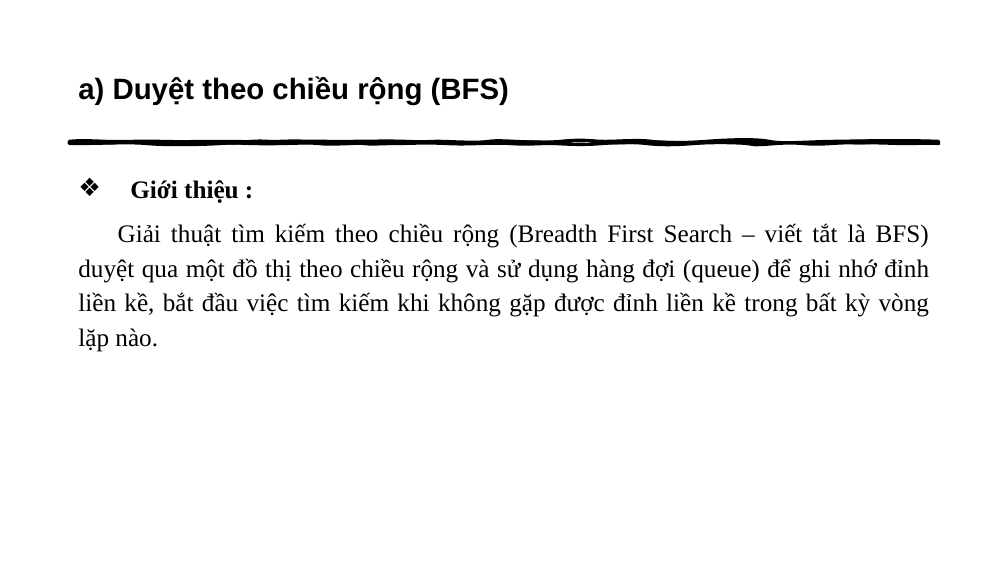
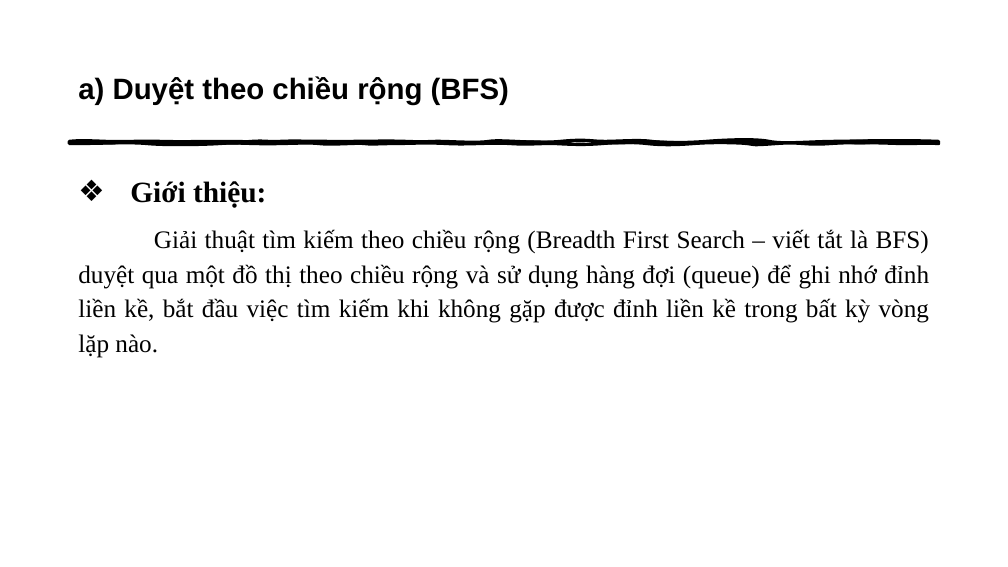
Before and after one commit to thathcmus/CTDL_GT, a slide deck: slide 18 of 1_Slide_Nhom2_Ca_Chieu_Cau_Truc_Du_Lieu_Do_Thi_Va_Ung_Dung.pptx. Drawn at 1008x567 pixels with LibreOffice and Linux fonts; fonts in the diff are those of the drawing. Boxes give left, top, right and bottom in pixels: in the first picture for what was removed or moved away, otherwise in the second. Text is boxed around its words. In the diff, an @@ line names an element or a change of style, - is before the commit and + after.

```diff
--- a/1_Slide_Nhom2_Ca_Chieu_Cau_Truc_Du_Lieu_Do_Thi_Va_Ung_Dung.pptx
+++ b/1_Slide_Nhom2_Ca_Chieu_Cau_Truc_Du_Lieu_Do_Thi_Va_Ung_Dung.pptx
@@ text at (x1=130, y1=181, x2=266, y2=208): text changed; size 24 to 28 pt @@
-❖ Giới thiệu :
+❖ Giới thiệu:
@@ text at (x1=78, y1=229, x2=929, y2=358): indent changed @@
```
Also in this commit, not shown: 6 other slides changed, 8 slides added, 7 slides removed, 3 other files.
